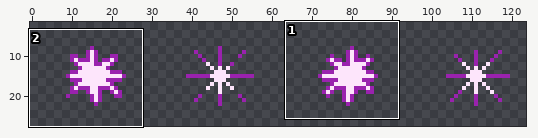
Sprite sheet, stored at Assets/Sprites/FX/LaserHit.png. Above, an overview of the earlier version with the close-up marked.
Close-up. As it was:
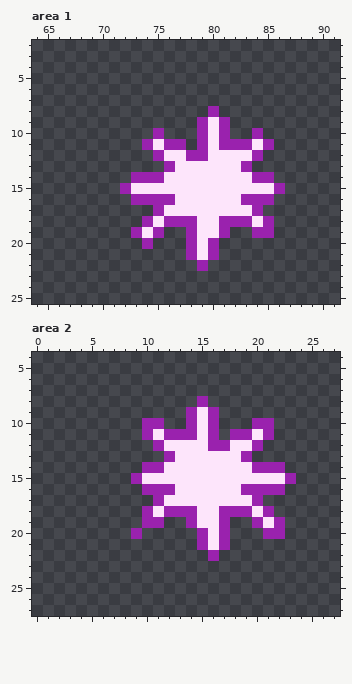
The file is 128x32 pixels. Shown: area 1: x 64..91, y 2..25; area 2: x 0..27, y 4..27. The wide view leaves out empty margins.
Now the later version:
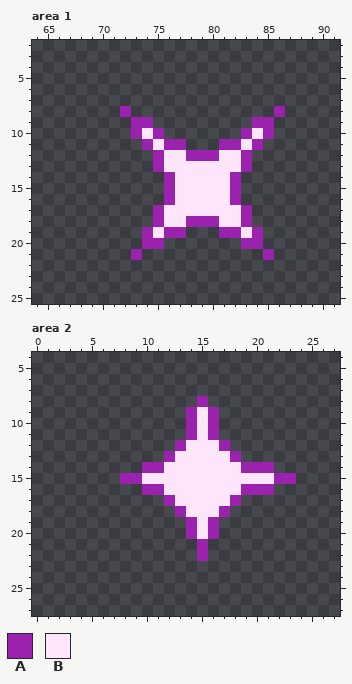
Palette (. is transparent): A #9a22ae  B #fde5fb
Edits made:
Area 1:
The edit adds colour A in row 8 at x 72 and 86; in row 9 at x 73 to 74 and 84 to 85; in row 10 at x 73, 83 and 85; in row 13 at x 75; in row 19 at x 76 to 77 and 82; in row 20 at x 75 and 83 to 84.
The edit adds colour A in row 21 at x 73 and 85.
Colour B gives way to colour A in row 11 at x 84; in row 12 at x 80 and 83; in rows 14 to 15 at x 76 and 82; in row 16 at x 82; in row 17 at x 83; in row 18 at x 75 and 79 to 80.
Colour B gives way to colour A in row 19 at x 74.
The edit adds colour B in row 10 at x 74; in row 19 at x 83.
Colour A gives way to colour B in row 10 at x 84; in row 11 at x 83; in row 13 at x 76; in row 18 at x 76 to 77 and 81 to 82; in row 19 at x 75.
Colour A is removed in row 8 at x 80; in rows 9 to 10 at x 79 and 81; in row 11 at x 79 and 85; in row 12 at x 84; in row 14 at x 73 to 75 and 84 to 85; in row 15 at x 72 and 86.
Colour A is removed in row 16 at x 73 to 75 and 83 to 85; in row 17 at x 84; in row 18 at x 74 and 85; in row 19 at x 73, 78 and 85; in rows 20 to 21 at x 78 and 80; in row 22 at x 79.
Colour B is removed in rows 9 to 11 at x 80; in row 14 at x 83; in row 15 at x 73 to 75 and 83 to 85; in row 18 at x 84; in row 19 at x 79 to 80; in rows 20 to 21 at x 79.
Area 2:
The edit adds colour A in row 15 at x 8; in row 20 at x 14; in row 22 at x 15.
Colour B gives way to colour A in row 12 at x 13; in row 13 at x 18; in row 14 at x 19; in row 15 at x 22; in row 17 at x 12 and 18; in rows 19 to 20 at x 16.
Colour A gives way to colour B in row 12 at x 16; in row 16 at x 12; in row 18 at x 14; in row 20 at x 15.
Colour A is removed in row 10 at x 10 to 11 and 20 to 21; in row 11 at x 10, 12 to 13, 18 to 19 and 21; in row 12 at x 11 and 20; in row 13 at x 19; in row 14 at x 22; in row 16 at x 22.
Colour A is removed in row 17 at x 11 and 20; in row 18 at x 10, 12, 18 to 19 and 21; in row 19 at x 10 to 11, 17, 20 and 22; in row 20 at x 9, 17 and 21 to 22; in row 21 at x 17; in row 22 at x 16.
Colour B is removed in row 11 at x 11 and 20; in row 12 at x 12 and 18 to 19; in row 17 at x 19; in row 18 at x 11 and 20; in row 19 at x 21; in row 21 at x 16.
Boxes around the changes in both close-ups, in picture pixels (x1, y1, x2, y2):
changed: (120, 106, 285, 271)
changed: (120, 418, 285, 561)
